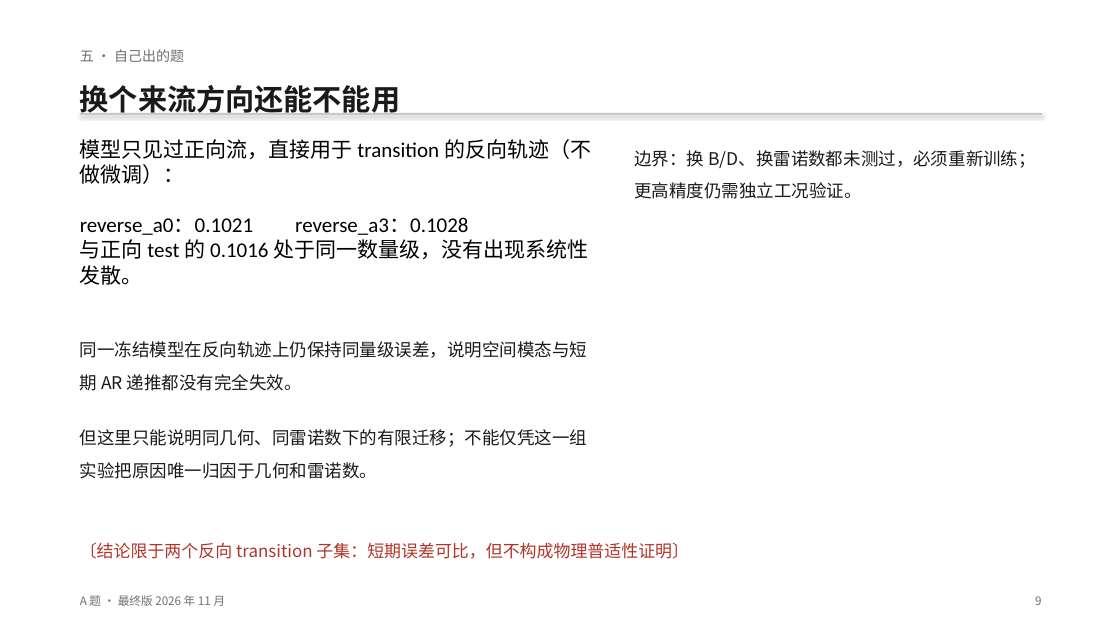
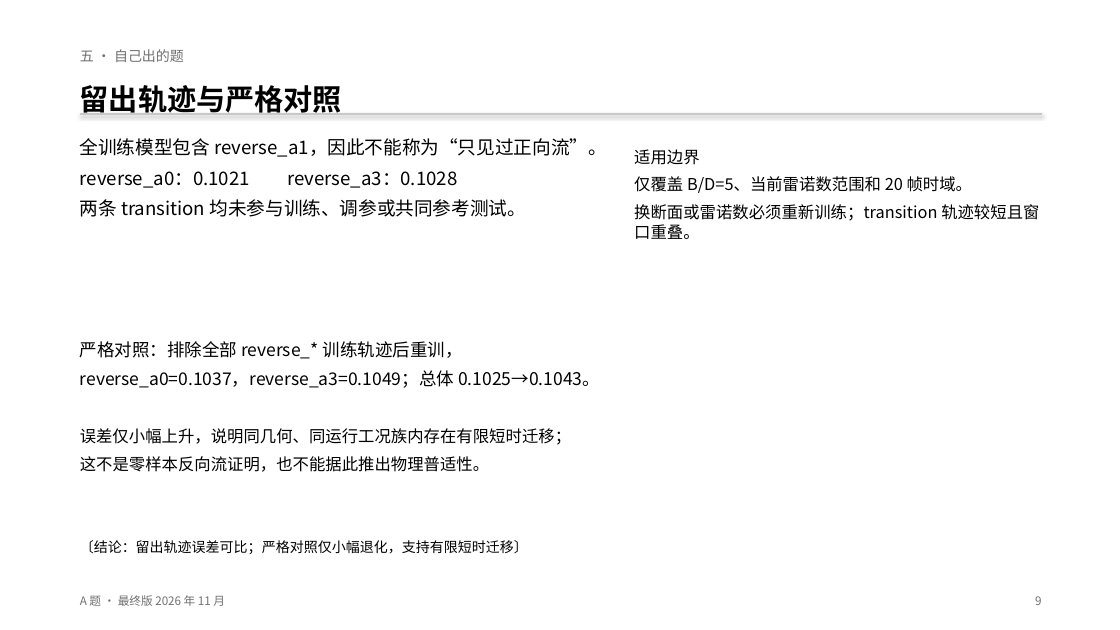
Before and after one commit to tuofeilun711/-A-, a slide deck: slide 9 of deliverables/A题_POD-AR_答辩汇报.pptx. Drawn at 1120x630 pixels with LibreOffice and Linux fonts; fonts in the diff are those of the drawing. Boxes give left, top, right and bottom in pixels: in the first picture for what was removed or moved away, otherwise in the second. Text is boxed around its words. In the diff, an @@ line names an element or a change of style, - is before the commit and + after.

```diff
--- a/deliverables/A题_POD-AR_答辩汇报.pptx
+++ b/deliverables/A题_POD-AR_答辩汇报.pptx
@@ text at [80,85,342,113]: text changed; text colour #1A1A1A to #000000 @@
-换个来流方向还能不能用
+留出轨迹与严格对照
@@ text at [80,138,607,157]: text changed; size 18 to 16 pt; font Calibri to Noto Sans CJK SC @@
-模型只见过正向流，直接用于 transition 的反向轨迹（不做微调）：
+全训练模型包含 reverse_a1，因此不能称为“只见过正向流”。
@@ text at [634,149,1039,239]: text changed; size 15 to 14 pt; text colour #1A1A1A to #000000 @@
-边界：换 B/D、换雷诺数都未测过，必须重新训练；更高精度仍需独立工况验证。
+适用边界
+仅覆盖 B/D=5、当前雷诺数范围和 20 帧时域。
+换断面或雷诺数必须重新训练；transition 轨迹较短且窗口重叠。
@@ text at [80,171,457,188]: size 18 to 16 pt, font Calibri to Noto Sans CJK SC in "reverse_a0：0.1021 reverse_a3：0.1028"; more space between paragraphs @@
@@ text at [80,199,526,217]: text changed; size 18 to 16 pt; font Calibri to Noto Sans CJK SC @@
-与正向 test 的 0.1016 处于同一数量级，没有出现系统性发散。
+两条 transition 均未参与训练、调参或共同参考测试。
@@ text at [80,341,600,388]: text changed; text colour #1A1A1A to #000000 @@
-同一冻结模型在反向轨迹上仍保持同量级误差，说明空间模态与短期 AR 递推都没有完全失效。
+严格对照：排除全部 reverse_* 训练轨迹后重训，
+reverse_a0=0.1037，reverse_a3=0.1049；总体 0.1025→0.1043。
@@ text at [80,428,571,472]: text changed; size 15 to 14 pt; text colour #1A1A1A to #000000 @@
-但这里只能说明同几何、同雷诺数下的有限迁移；不能仅凭这一组实验把原因唯一归因于几何和雷诺数。
+误差仅小幅上升，说明同几何、同运行工况族内存在有限短时迁移；
+这不是零样本反向流证明，也不能据此推出物理普适性。
@@ text at [80,540,528,554]: text changed; size 14.5 to 12 pt; text colour #B03528 to #000000 @@
-〔结论限于两个反向 transition 子集：短期误差可比，但不构成物理普适性证明〕
+〔结论：留出轨迹误差可比；严格对照仅小幅退化，支持有限短时迁移〕
```
Also in this commit, not shown: 6 other slides changed, 23 other files.
